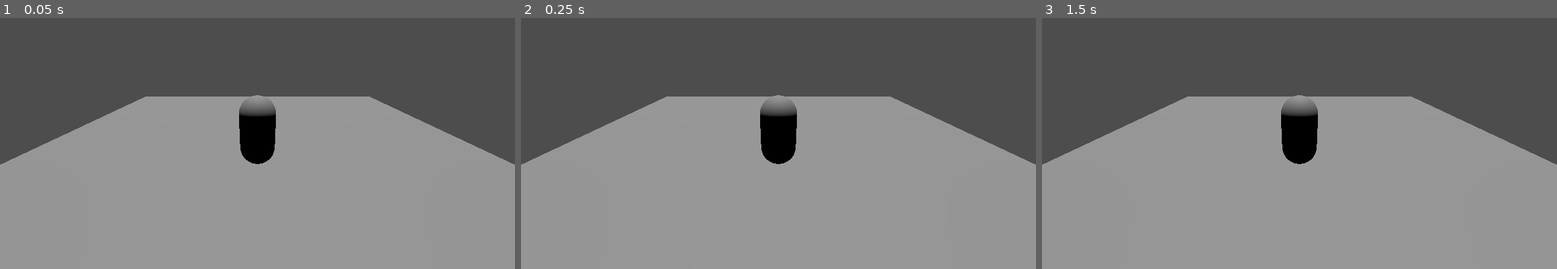
Above: before the commit, frames 1-3 (left to right).
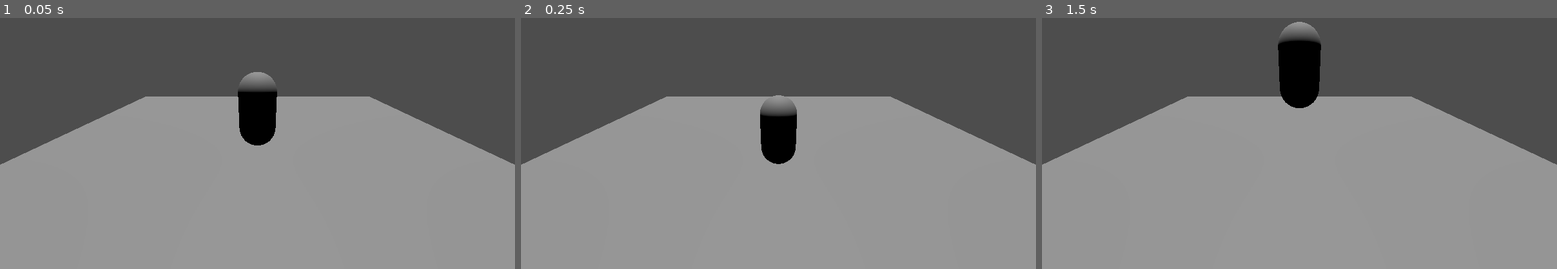
Above: after the commit, the same moments.

Repository: morphin-games/scale-tale
Game: Godot game, scene res://scenes/levels/testing_zone.tscn
Same seed, same stepped clock (60 frames per second), same inputs: the game is played once before the commit and once after it. This scene is started directly instead of the project's main scene.
Inputs:
- Up to frame 1 (0.05 s): no input
- Up to frame 2 (0.25 s): no input
- Up to frame 3 (1.5 s): tap Enter at 0.5 s; tap Space at 1.25 s

The runs differ from the first frame. In frame 1, 1.5% of the frame differs, in the area x 46-54%, y 21-59%; in frame 2, less than 0.1%; in frame 3, 3.7%, in the area x 45-55%, y 1-59%.

Commit message:
Lateral jump
Signed-off-by: pablo-rr <pablorr2@gmail.com>

Diff:
--- a/project.godot
+++ b/project.godot
@@ -70,7 +70,7 @@
 
 [physics]
 
-3d/default_gravity=3.2
+3d/default_gravity=30.0
 
 [rendering]
 
--- a/scenes/levels/testing_zone.tscn
+++ b/scenes/levels/testing_zone.tscn
@@ -11,7 +11,8 @@
 [node name="TestingZone" type="Node3D"]
 
 [node name="Player" parent="." instance=ExtResource("1_33pus")]
-max_jump_force = 12.0
+acceleration = 0.33
+max_jump_force = 10.5
 
 [node name="DirectionalLight3D" type="DirectionalLight3D" parent="."]
 transform = Transform3D(1, 0, 0, 0, -0.207553, 0.978224, 0, -0.978224, -0.207553, 0.735032, 5.05304, -2.39666)
--- a/scenes/player/player.tscn
+++ b/scenes/player/player.tscn
@@ -3,16 +3,34 @@
 [sub_resource type="GDScript" id="GDScript_t5ym6"]
 script/source = "extends CharacterBody3D
 
+signal direction_changed(new_direction)
+
 @export var max_speed : float = 5.0
 @export var acceleration : float = 0.33
 @export var max_jump_force : float = 5.0
 
-@onready var gravity : float = ProjectSettings.get(\"physics/2d/default_gravity\")
+var gravity : float = ProjectSettings.get(\"physics/3d/default_gravity\")
+var time_since_direction_change : float = 0.0
+var last_direction : Vector2 = Vector2.ZERO
+var direction : Vector2 = Vector2.ZERO :
+	get:
+		return direction
+	set(value):
+		if(value != direction):
+			last_direction = direction
+			direction = value
+			time_since_direction_change = 0.0
+			emit_signal(\"direction_changed\", value)
 
 func _physics_process(delta: float) -> void:
-	var direction : Vector2 = Vector2(Input.get_axis(\"ui_down\", \"ui_up\"), Input.get_axis(\"ui_left\", \"ui_right\")).normalized()
+	time_since_direction_change += delta
+
+	direction = Vector2(Input.get_axis(\"ui_down\", \"ui_up\"), Input.get_axis(\"ui_left\", \"ui_right\")).normalized()
 	$Movement.transform.origin.x = move_toward($Movement.transform.origin.x, direction.x * 2, acceleration)
 	$Movement.transform.origin.z = move_toward($Movement.transform.origin.z, direction.y * 2, acceleration)
+
+
+
 
 	velocity.x = $Movement.transform.origin.x * max_speed
 	velocity.z = $Movement.transform.origin.z * max_speed
@@ -20,11 +38,14 @@
 	if(is_on_floor()):
 		velocity.y = 0.0
 		if(Input.is_action_just_pressed(\"ui_jump\")):
+#			Normal jump
 			velocity.y = max_jump_force
+#			Lateral jump
+			if(abs(last_direction.y) - abs(direction.y) < 0 - 0.12):
+				if(time_since_direction_change < 0.12):
+					velocity.y = max_jump_force * 1.33
 	else:
 		velocity.y -= gravity * delta
-
-	print(velocity.y)
 
 	move_and_slide()
 "
